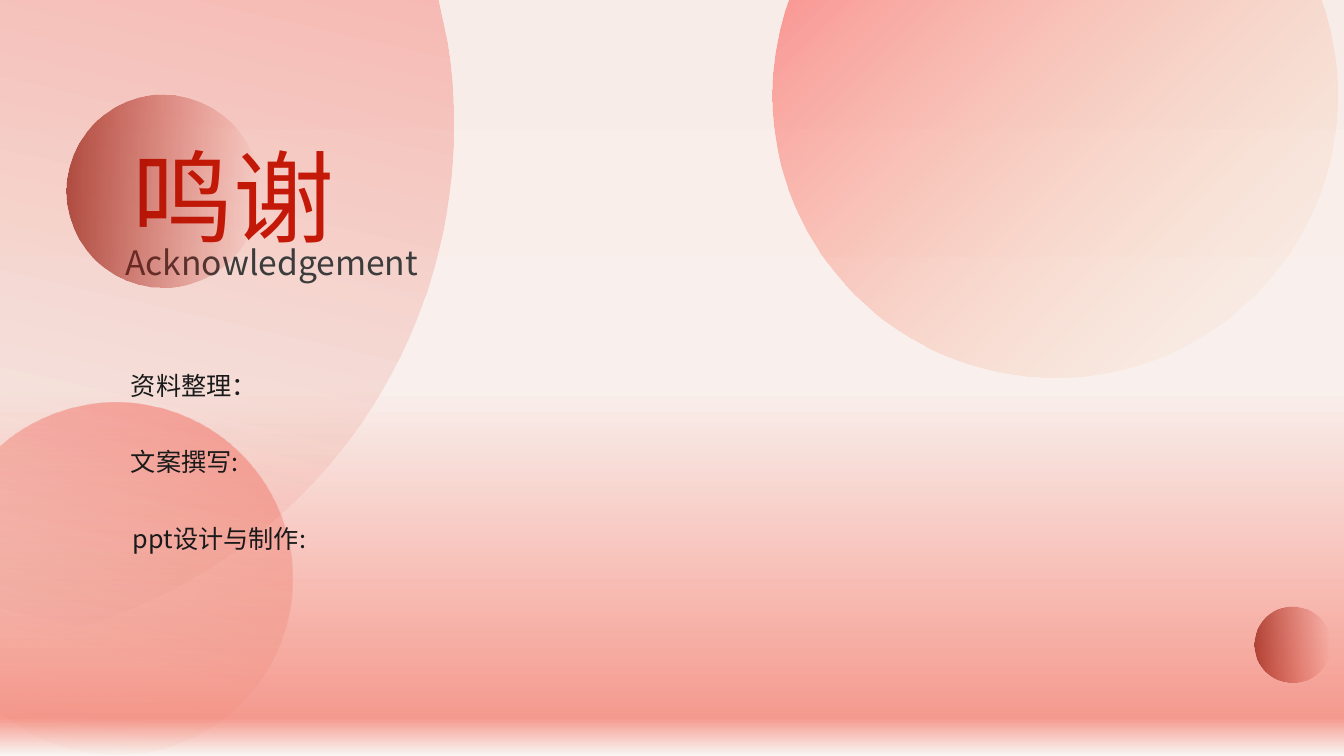
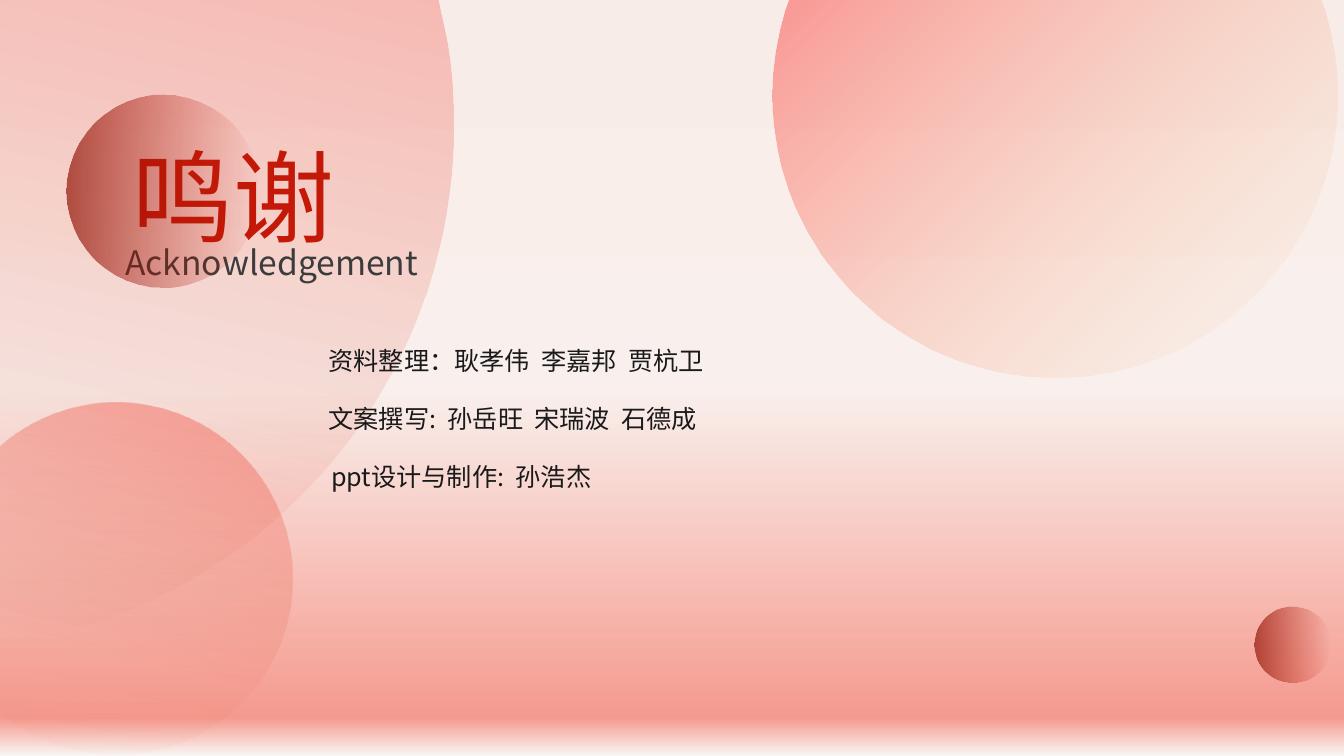
Before and after one commit to qsy1225/qsy1225.github.io, a slide deck: slide 23 of kangyi.pptx. Drawn at 1344x756 pixels with LibreOffice and Linux fonts; fonts in the diff are those of the drawing; background and template pictures are left out. Boxes give left, top, right and bottom in pixels: in the first picture for what was removed or moved away, otherwise in the second. Text is boxed around its words. In the diff, an @@ line names an element or a change of style, - is before the commit and + after.

```diff
--- a/kangyi.pptx
+++ b/kangyi.pptx
@@ text at box(329, 348, 704, 372): text changed @@
-资料整理：
+资料整理：耿孝伟 李嘉邦 贾杭卫
@@ text at box(329, 406, 697, 430): text changed @@
-文案撰写:
+文案撰写: 孙岳旺 宋瑞波 石德成
@@ text at box(331, 465, 592, 492): text changed @@
-ppt设计与制作:
+ppt设计与制作: 孙浩杰
```
Also in this commit, not shown: 25 other files.
